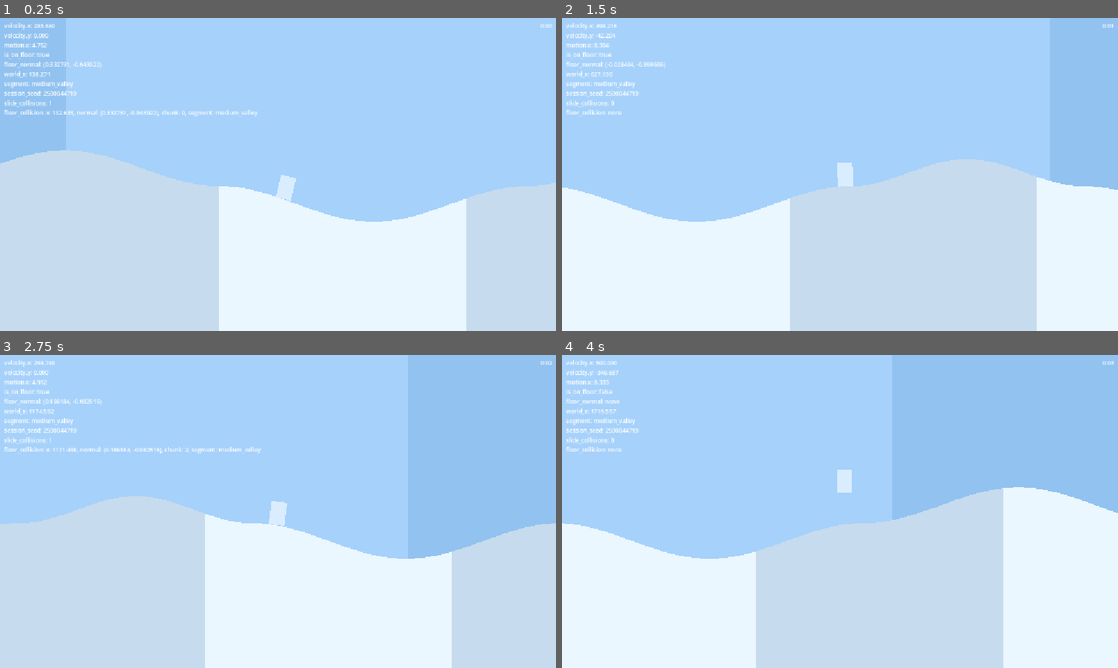
Above: before the commit, frames 1-4 (two rows, left to right).
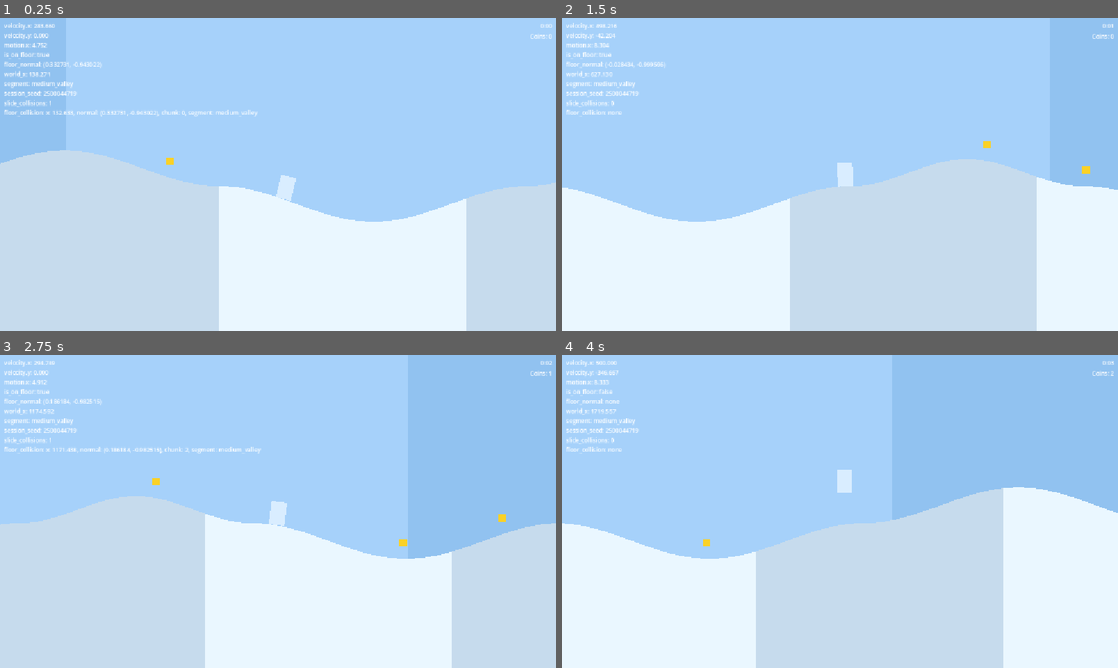
Above: after the commit, the same moments.

Repository: Kiernan-Hub/Aurora
Game: Godot game, scene res://scenes/main.tscn
Same seed, same stepped clock (60 frames per second), same inputs: the game is played once before the commit and once after it.
Inputs:
- Up to frame 1 (0.25 s): no input
- Up to frame 2 (1.5 s): tap Enter (ui_accept) at 0.5, 0.77 s; hold Up (ui_up) from 0.53 s (still down); tap M at 0.6 s; tap N at 1.35 s
- Up to frame 3 (2.75 s): tap Enter (ui_accept) at 1.52 s; release Up (ui_up) at 2.03 s; hold Down (ui_down) from 2.03 s (still down); tap M at 2.1 s
- Up to frame 4 (4 s): release Down (ui_down) at 2.78 s; hold Up (ui_up) from 2.78 s (still down); tap N at 2.85 s; tap Enter (ui_accept) at 3.02, 3.77 s; tap M at 3.6 s

The runs differ from the first frame. In frame 1, less than 0.1% of the frame differs, in the area x 29-100%, y 5-47%; in frame 2, 0.1%; in frame 3, 0.1%, in the area x 27-100%, y 5-62%; in frame 4, less than 0.1%.

Commit message:
Add coin pickups and a live coin-count HUD
CoinSpawner mirrors the chunk/background-generator lifecycle pattern and
lives as a child of TerrainGenerator so world rebasing carries its coins
for free. Coin placement is a pure function of (session_seed, chunk_index,
slot_index), consistent with the rest of the terrain generation.

Co-Authored-By: Claude Sonnet 5 <noreply@anthropic.com>

Diff:
--- a/scenes/main.tscn
+++ b/scenes/main.tscn
@@ -5,6 +5,7 @@
 [ext_resource type="Script" uid="uid://b167wbugq81a2" path="res://scripts/main.gd" id="3"]
 [ext_resource type="Script" uid="uid://c3bxsf5ckhq4k" path="res://scripts/systems/background_generator.gd" id="4"]
 [ext_resource type="Script" uid="uid://qs7ecwhx0vkq" path="res://scripts/game/game_manager.gd" id="6_j53ry"]
+[ext_resource type="Script" path="res://scripts/systems/coin_spawner.gd" id="7_coin"]
 
 [node name="Main" type="Node2D" unique_id=564781199]
 script = ExtResource("3")
@@ -23,6 +24,11 @@
 [node name="TerrainGenerator" type="Node2D" parent="." unique_id=1676138452]
 script = ExtResource("2")
 player_path = NodePath("../Player")
+
+[node name="CoinSpawner" type="Node2D" parent="TerrainGenerator"]
+script = ExtResource("7_coin")
+terrain_generator_path = NodePath("..")
+player_path = NodePath("../../Player")
 
 [node name="Camera2D" type="Camera2D" parent="." unique_id=1352461072]
 position = Vector2(0, 136)
@@ -64,3 +70,15 @@
 theme_override_font_sizes/font_size = 12
 text = ""
 horizontal_alignment = 2
+
+[node name="CoinLabel" type="Label" parent="CanvasLayer"]
+anchors_preset = 1
+anchor_left = 1.0
+anchor_right = 1.0
+offset_left = -100.0
+offset_top = 30.0
+offset_right = -8.0
+offset_bottom = 50.0
+theme_override_font_sizes/font_size = 12
+text = "Coins: 0"
+horizontal_alignment = 2
--- /dev/null
+++ b/scenes/pickups/coin.tscn
@@ -0,0 +1,19 @@
+[gd_scene load_steps=3 format=3]
+
+[ext_resource type="Script" path="res://scripts/pickups/coin.gd" id="1"]
+
+[sub_resource type="CircleShape2D" id="1"]
+radius = 10.0
+
+[node name="Coin" type="Area2D"]
+collision_layer = 2
+collision_mask = 1
+script = ExtResource("1")
+
+[node name="CollisionShape2D" type="CollisionShape2D" parent="."]
+shape = SubResource("1")
+
+[node name="ColorRect" type="ColorRect" parent="."]
+position = Vector2(-8, -8)
+size = Vector2(16, 16)
+color = Color(0.98, 0.82, 0.15, 1)
--- a/scripts/game/game_manager.gd
+++ b/scripts/game/game_manager.gd
@@ -3,9 +3,14 @@
 
 @export var player_path: NodePath = NodePath("../Player")
 @export var death_message_label_path: NodePath = NodePath("../CanvasLayer/YouDiedLabel")
+@export var coin_spawner_path: NodePath = NodePath("../TerrainGenerator/CoinSpawner")
+@export var coin_label_path: NodePath = NodePath("../CanvasLayer/CoinLabel")
 
 var player: Player
 var death_message_label: Label
+var coin_spawner: CoinSpawner
+var coin_label: Label
+var coin_count: int = 0
 
 
 func _ready() -> void:
@@ -22,7 +27,25 @@
 	death_message_label.visible = false
 	player.died.connect(_on_player_died)
 
+	coin_spawner = get_node_or_null(coin_spawner_path) as CoinSpawner
+	coin_label = get_node_or_null(coin_label_path) as Label
+	if coin_spawner == null or coin_label == null:
+		push_error("GameManager requires a CoinSpawner at %s and a coin label at %s." % [coin_spawner_path, coin_label_path])
+		return
+
+	coin_spawner.coin_collected.connect(_on_coin_collected)
+	update_coin_label()
+
 
 func _on_player_died() -> void:
 	get_tree().paused = true
 	death_message_label.visible = true
+
+
+func _on_coin_collected(value: int) -> void:
+	coin_count += value
+	update_coin_label()
+
+
+func update_coin_label() -> void:
+	coin_label.text = "Coins: %d" % coin_count
--- /dev/null
+++ b/scripts/pickups/coin.gd
@@ -0,0 +1,25 @@
+extends Area2D
+
+class_name Coin
+
+signal collected(value: int)
+
+@export var value: int = 1
+
+var has_been_collected: bool = false
+
+
+func _ready() -> void:
+	body_entered.connect(_on_body_entered)
+
+
+func _on_body_entered(body: Node2D) -> void:
+	if has_been_collected:
+		return
+	if not body.is_in_group("player"):
+		return
+
+	has_been_collected = true
+	set_deferred("monitoring", false)
+	collected.emit(value)
+	queue_free()
--- /dev/null
+++ b/scripts/systems/coin_spawner.gd
@@ -0,0 +1,134 @@
+extends Node2D
+
+class_name CoinSpawner
+
+# Sibling-relative, not absolute, because this node is meant to live as a child of
+# TerrainGenerator: world rebasing (main.gd apply_world_rebase) shifts
+# TerrainGenerator.position.y directly, and every descendant -- chunks and this
+# node's coin groups alike -- inherits that shift for free. A standalone spawner
+# outside the TerrainGenerator subtree would need its own rebase handling or its
+# coins would drift out of alignment with the terrain after the first rebase.
+@export var terrain_generator_path: NodePath = NodePath("..")
+@export var player_path: NodePath = NodePath("../../Player")
+
+signal coin_collected(value: int)
+
+const COIN_SCENE: PackedScene = preload("res://scenes/pickups/coin.tscn")
+# Fixed candidate x positions within a chunk, as a fraction of chunk_width. Each
+# slot is independently included or not (see get_slot_hash) so coins don't
+# appear in every chunk at identical spacing.
+const COIN_SLOT_FRACTIONS: Array[float] = [0.2, 0.5, 0.8]
+const COIN_SLOT_INCLUDE_CHANCE: float = 0.4
+# Above the sampled surface height, in the same local-y units build_chunk_surface
+# uses (get_terrain_height() is already ground_y-relative). Low enough to be
+# grabbed while grounded (player capsule half-height is 24px), high enough that
+# a coin never renders inside the terrain fill.
+const COIN_SURFACE_CLEARANCE: float = 34.0
+# Distinct from TerrainGenerator's own HASH_INDEX_MULTIPLIER/HASH_MIX_MULTIPLIER
+# salt so this hash sequence never collides with segment-selection hashing, even
+# though the two draw on the same session_seed and operate on different index
+# domains (chunk_index here vs segment_index there).
+const HASH_MASK: int = 0x7fffffff
+const HASH_INDEX_MULTIPLIER: int = 2246822519
+const HASH_MIX_MULTIPLIER: int = 3266489917
+
+var terrain_generator: TerrainGenerator
+var player: CharacterBody2D
+var next_chunk_index: int = 0
+var active_coin_groups: Dictionary[int, Node2D] = {}
+var has_initialized_coin_groups: bool = false
+
+
+func _ready() -> void:
+	terrain_generator = get_node_or_null(terrain_generator_path) as TerrainGenerator
+	player = get_node_or_null(player_path) as CharacterBody2D
+	if terrain_generator == null or player == null:
+		push_error("CoinSpawner requires a valid terrain_generator_path and player_path.")
+		set_physics_process(false)
+		return
+
+
+func _physics_process(_delta: float) -> void:
+	# Deliberately not done in _ready(): this node is a child of TerrainGenerator
+	# (see terrain_generator_path doc comment above), and Godot runs _ready() on
+	# children before their parent, so TerrainGenerator's own _ready() -- which
+	# builds session_seed and the segment cache get_terrain_height() depends on --
+	# has not run yet at this node's _ready() time. Every node's _ready() has run
+	# by the first _physics_process(), regardless of process order between
+	# siblings, so deferring here is the safe point.
+	if not has_initialized_coin_groups:
+		has_initialized_coin_groups = true
+		initialize_coin_groups()
+
+	var chunk_width: float = terrain_generator.chunk_width
+	var player_chunk_index: int = int(floor(player.global_position.x / chunk_width))
+	var target_chunk_index: int = player_chunk_index + terrain_generator.chunk_count_ahead
+	var despawn_chunk_index: int = player_chunk_index - terrain_generator.chunk_count_behind
+
+	while next_chunk_index <= target_chunk_index:
+		spawn_coin_group(next_chunk_index)
+		next_chunk_index += 1
+
+	var chunk_indices: Array[int] = active_coin_groups.keys()
+	for chunk_index: int in chunk_indices:
+		if chunk_index < despawn_chunk_index:
+			remove_coin_group(chunk_index)
+
+
+func initialize_coin_groups() -> void:
+	var chunk_width: float = terrain_generator.chunk_width
+	var player_chunk_index: int = int(floor(player.global_position.x / chunk_width))
+	next_chunk_index = player_chunk_index - terrain_generator.chunk_count_behind
+	for chunk_index: int in range(player_chunk_index - terrain_generator.chunk_count_behind, player_chunk_index + terrain_generator.chunk_count_ahead + 1):
+		spawn_coin_group(chunk_index)
+	next_chunk_index = player_chunk_index + terrain_generator.chunk_count_ahead + 1
+
+
+func spawn_coin_group(chunk_index: int) -> void:
+	if active_coin_groups.has(chunk_index):
+		return
+
+	var chunk_width: float = terrain_generator.chunk_width
+	var chunk_start_x: float = float(chunk_index) * chunk_width
+	var group: Node2D = Node2D.new()
+	group.position = Vector2(chunk_start_x + (chunk_width * 0.5), terrain_generator.ground_y)
+	add_child(group)
+	active_coin_groups[chunk_index] = group
+
+	for slot_index: int in range(COIN_SLOT_FRACTIONS.size()):
+		if get_slot_hash(chunk_index, slot_index) > COIN_SLOT_INCLUDE_CHANCE:
+			continue
+
+		var world_x: float = chunk_start_x + (COIN_SLOT_FRACTIONS[slot_index] * chunk_width)
+		var local_x: float = world_x - chunk_start_x - (chunk_width * 0.5)
+		var local_y: float = terrain_generator.get_terrain_height(world_x) - COIN_SURFACE_CLEARANCE
+
+		var coin: Coin = COIN_SCENE.instantiate() as Coin
+		coin.position = Vector2(local_x, local_y)
+		coin.collected.connect(_on_coin_collected)
+		group.add_child(coin)
+
+
+func remove_coin_group(chunk_index: int) -> void:
+	if not active_coin_groups.has(chunk_index):
+		return
+
+	var group: Node2D = active_coin_groups[chunk_index]
+	active_coin_groups.erase(chunk_index)
+	group.free()
+
+
+func _on_coin_collected(value: int) -> void:
+	coin_collected.emit(value)
+
+
+# Pure function of (session_seed, chunk_index, slot_index) -> [0, 1), same style as
+# TerrainGenerator.get_segment_hash but with an independent multiplier pair so this
+# sequence never lines up with segment-selection hashing.
+func get_slot_hash(chunk_index: int, slot_index: int) -> float:
+	var session_seed: int = terrain_generator.get_session_seed()
+	var mixed_value: int = (session_seed ^ ((chunk_index * 3 + slot_index) * HASH_INDEX_MULTIPLIER)) & HASH_MASK
+	mixed_value = (mixed_value ^ (mixed_value >> 13)) & HASH_MASK
+	mixed_value = (mixed_value * HASH_MIX_MULTIPLIER) & HASH_MASK
+	mixed_value = (mixed_value ^ (mixed_value >> 15)) & HASH_MASK
+	return float(mixed_value) / float(HASH_MASK)
Not shown, added: scripts/pickups/coin.gd.uid
Not shown, added: scripts/systems/coin_spawner.gd.uid
